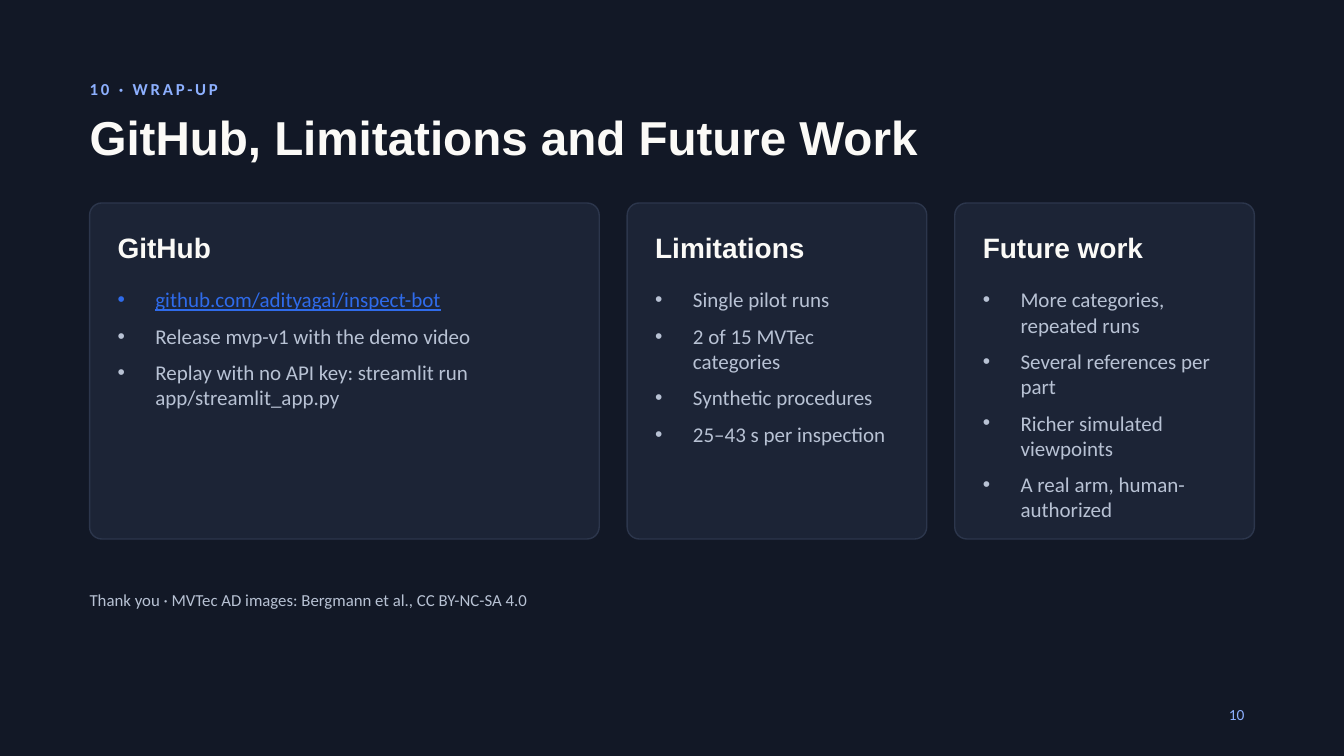
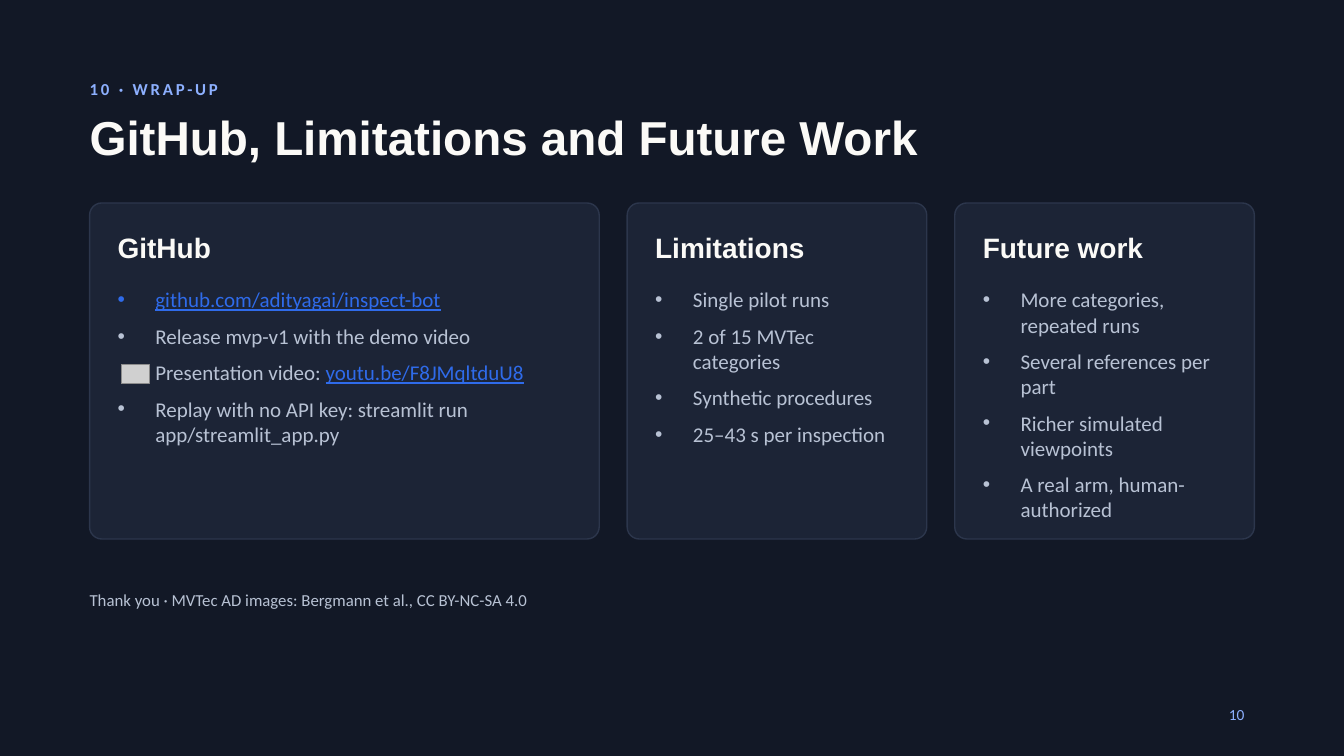
Before and after one commit to adityagai/inspect-bot, a slide deck: slide 10 of docs/presentation/InspectBot_Final_Presentation.pptx. Drawn at 1344x756 pixels with LibreOffice and Linux fonts; fonts in the diff are those of the drawing; grey boxes stand for pictures. Boxes give left, top, right and bottom in pixels: in the first picture for what was removed or moved away, otherwise in the second. Text is boxed around its words. In the diff, an @@ line names an element or a change of style, - is before the commit and + after.

```diff
--- a/docs/presentation/InspectBot_Final_Presentation.pptx
+++ b/docs/presentation/InspectBot_Final_Presentation.pptx
@@ picture added at (x1=121, y1=364, x2=149, y2=383) @@
@@ text at (x1=155, y1=365, x2=524, y2=384): paragraph added @@
+Presentation video: youtu.be/F8JMqltduU8
```
Also in this commit, not shown: 1 other slide changed, 4 other files.
